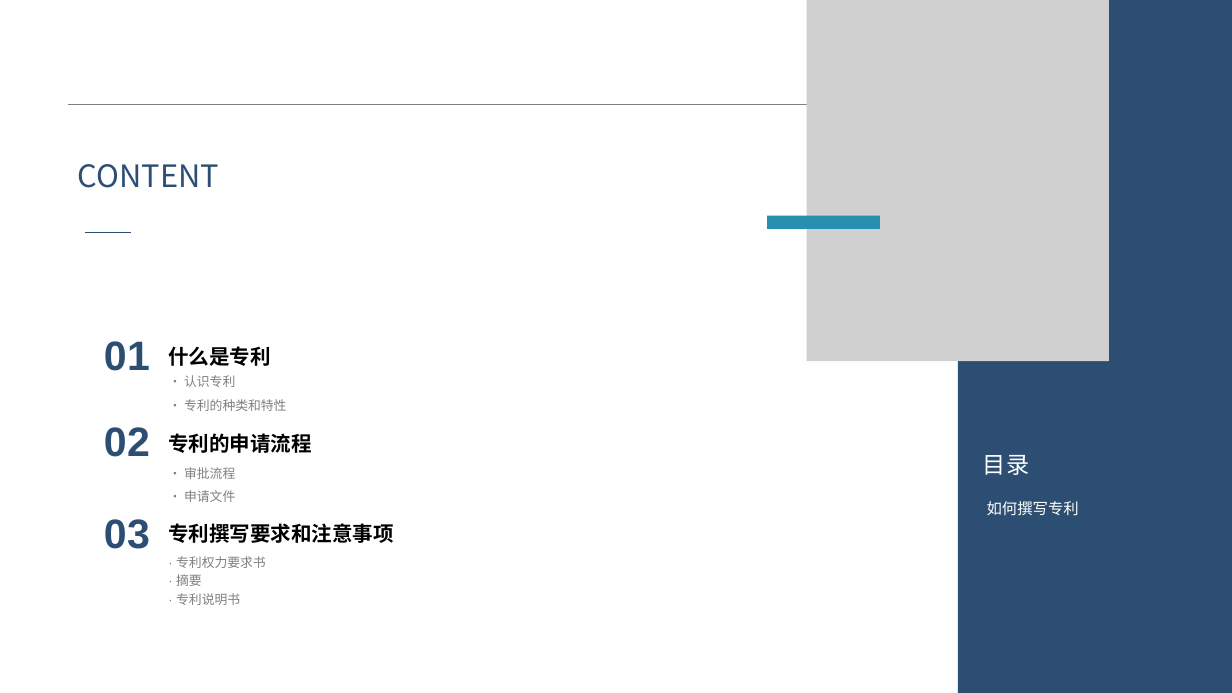
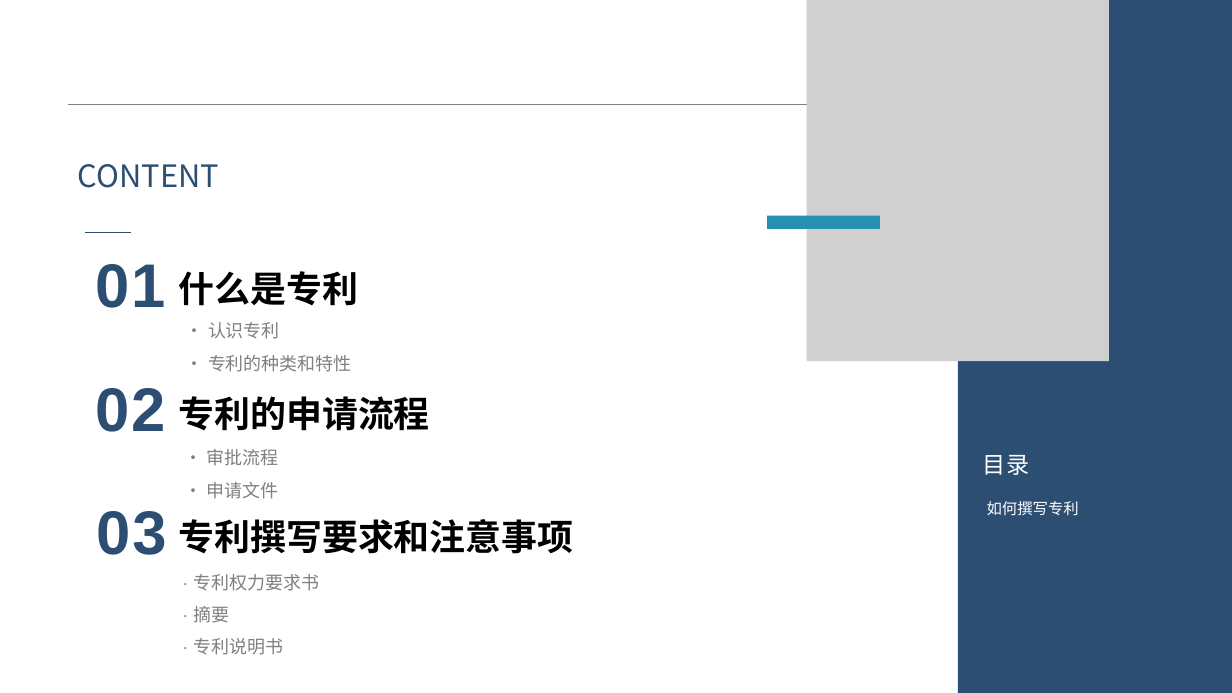
Before and after one commit to ACui96/HowToWriteAPatent, a slide deck: slide 2 of 如何撰写专利.pptx. Drawn at 1232x693 pixels with LibreOffice and Linux fonts; fonts in the diff are those of the drawing; grey boxes stand for pictures. Boxes give left, top, right and bottom in pixels: in the first picture for what was removed or moved away, otherwise in the second. Text is boxed around its words. In the diff, an @@ line names an element or a change of style, - is before the commit and + after.

```diff
--- a/如何撰写专利.pptx
+++ b/如何撰写专利.pptx
@@ size 32 to 48 pt in 3 elements at <box>96,511,166,555</box>, <box>95,388,165,432</box>, <box>95,264,165,308</box> @@
@@ text "0 1": place and size @@
-text "0 1" at <box>104,341,150,371</box>
+text "0 1" at <box>95,264,165,308</box>
@@ size 16 to 28 pt in 3 elements at <box>179,519,574,554</box>, <box>179,396,430,431</box>, <box>179,271,358,306</box> @@
@@ text "什么是专利": place and size @@
-text "什么是专利" at <box>169,346,271,366</box>
+text "什么是专利" at <box>179,271,358,306</box>
@@ text "· 认识专利" at <box>208,322,352,372</box>: size 10 to 14 pt @@
@@ text "· 认识专利": place and size @@
-text "· 认识专利" at <box>184,375,286,411</box>
+text "· 认识专利" at <box>208,322,352,372</box>
@@ text "0 2": place and size @@
-text "0 2" at <box>104,427,150,457</box>
+text "0 2" at <box>95,388,165,432</box>
@@ text "专利的申请流程": place and size @@
-text "专利的申请流程" at <box>169,433,312,453</box>
+text "专利的申请流程" at <box>179,396,430,431</box>
@@ text "· 审批流程": place and size @@
-text "· 审批流程" at <box>184,467,235,502</box>
+text "· 审批流程" at <box>207,449,279,499</box>
@@ text "· 审批流程" at <box>207,449,279,499</box>: size 10 to 14 pt @@
@@ text "0 3": place and size @@
-text "0 3" at <box>104,519,150,549</box>
+text "0 3" at <box>96,511,166,555</box>
@@ text "专利撰写要求和注意事项": place and size @@
-text "专利撰写要求和注意事项" at <box>169,523,394,543</box>
+text "专利撰写要求和注意事项" at <box>179,519,574,554</box>
@@ text "· 专利权力要求书": place and size @@
-text "· 专利权力要求书" at <box>176,556,266,605</box>
+text "· 专利权力要求书" at <box>193,574,319,655</box>
@@ text "· 专利权力要求书" at <box>193,574,319,655</box>: size 10 to 14 pt; line spacing 1.2 to 1.5 @@
```
Also in this commit, not shown: 11 other slides changed.
